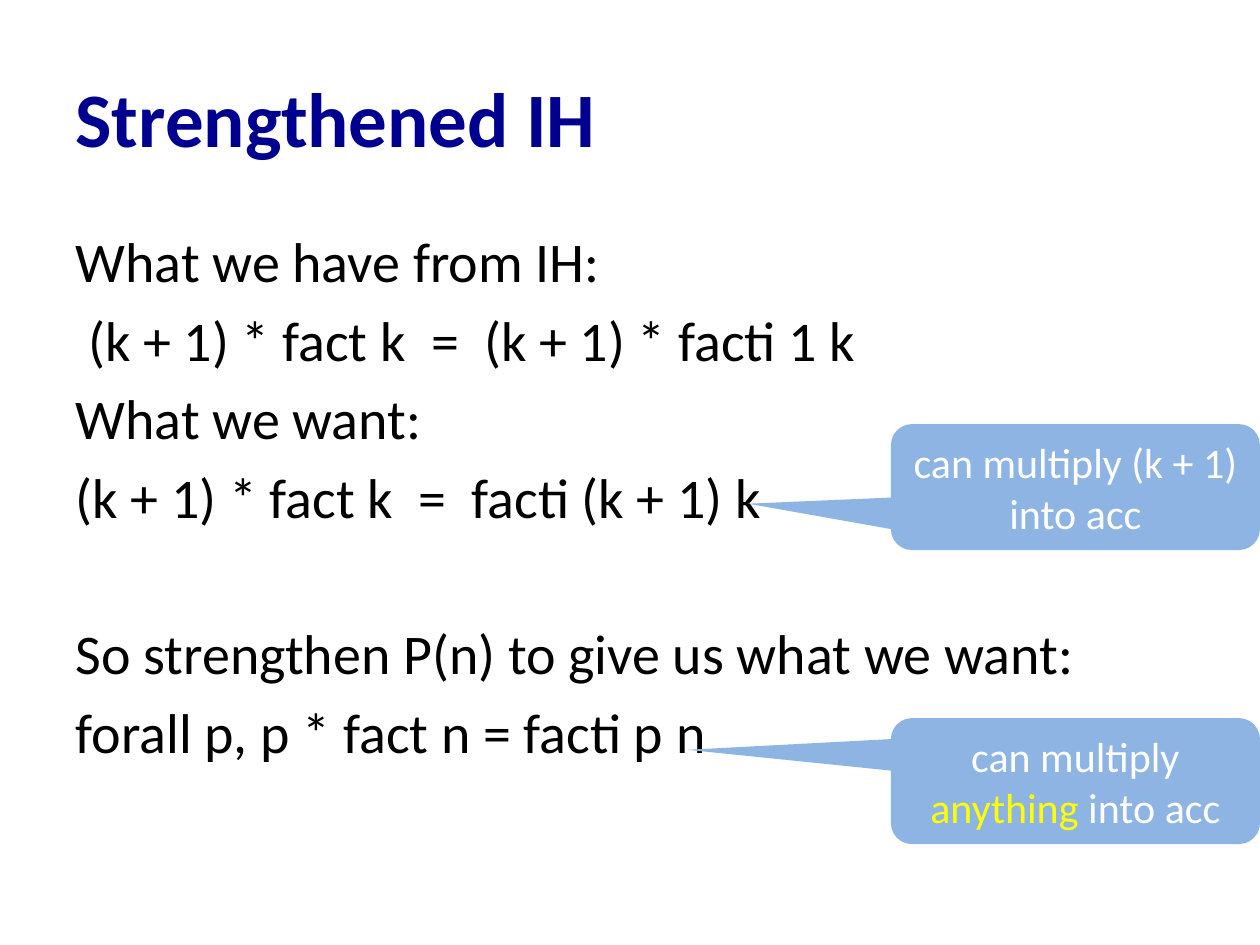
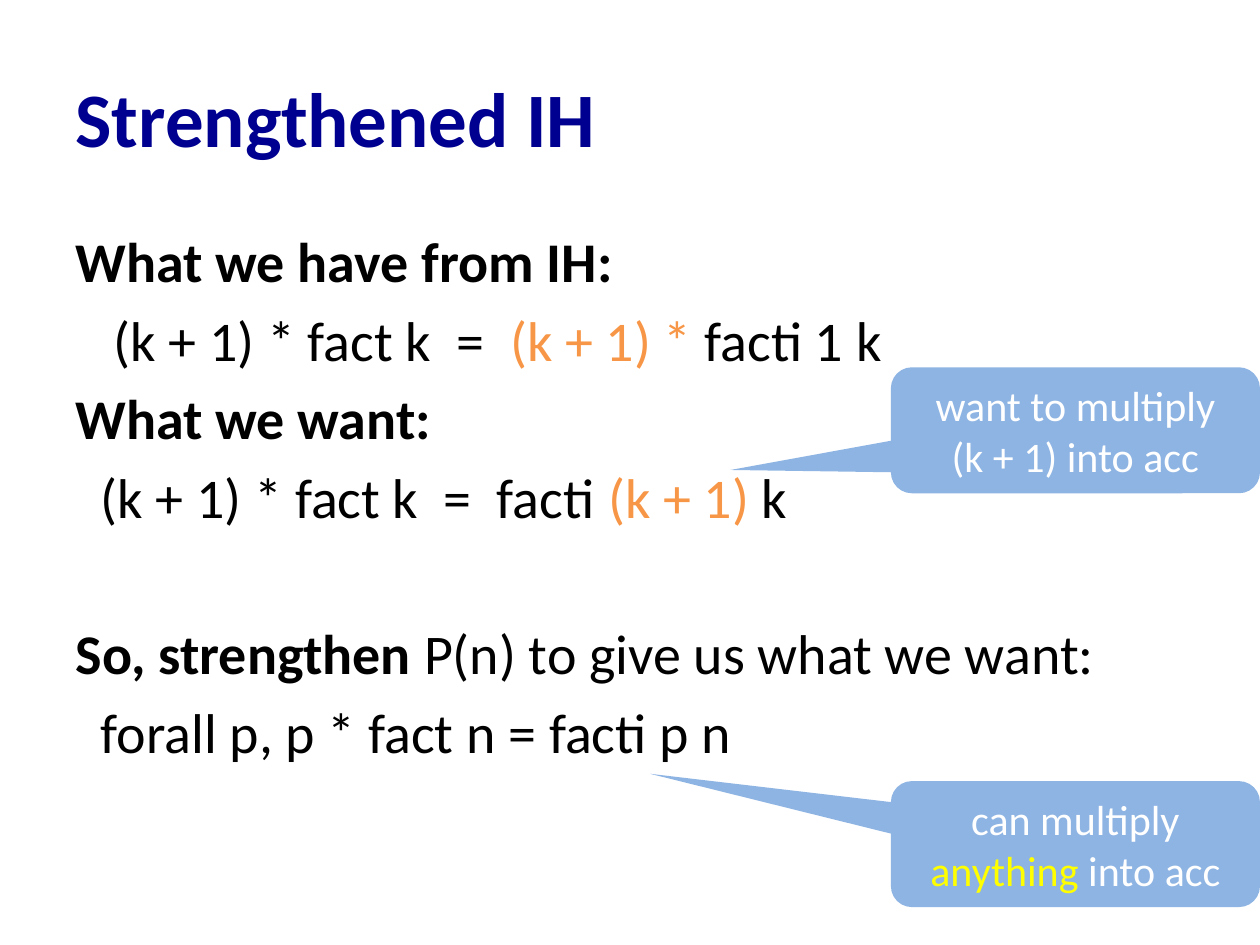
Before and after one commit to cs3110/materials-2019fa, a slide deck: slide 31 of 20-proofs/lec.pptx (slide 29 before the commit). Drawn at 1260x945 pixels with LibreOffice and Linux fonts; fonts in the diff are those of the drawing. Boxes give left, top, right and bottom in pixels: in the first picture for what was removed or moved away, otherwise in the second. Text is boxed around its words. In the diff, an @@ line names an element or a change of style, - is before the commit and + after.

```diff
--- a/20-proofs/lec.pptx
+++ b/20-proofs/lec.pptx
@@ text at [76,242,881,526]: bold on in "What we have from IH:", "What we want:"; text colour #000000 to #F79646 in "(k + 1) *", "(k + 1)" @@
@@ rounded speech box "want to multiply (k + ..." at [891,368,1260,494]: proportions changed @@
@@ rounded speech box "want to multiply (k + ...": place and size @@
-rounded speech box "want to multiply (k + ..." at [891,425,1260,551]
+rounded speech box "want to multiply (k + ..." at [891,368,1260,494]
@@ text in rounded speech box at [936,392,1215,478]: text changed @@
-can multiply (k + 1) into acc
+want to multiply
+(k + 1) into acc
@@ text at [76,633,1094,684]: text changed @@
-So strengthen P(n) to give us what we want:
+So, strengthen P(n) to give us what we want:
@@ rounded speech box "can multiply anything into acc": place and size @@
-rounded speech box "can multiply anything into acc" at [891,718,1260,844]
+rounded speech box "can multiply anything into acc" at [891,781,1260,907]
@@ rounded speech box "can multiply anything into acc" at [891,781,1260,907]: proportions changed @@
```
Also in this commit, not shown: 9 other slides changed, 4 slides added, 1 other file.
